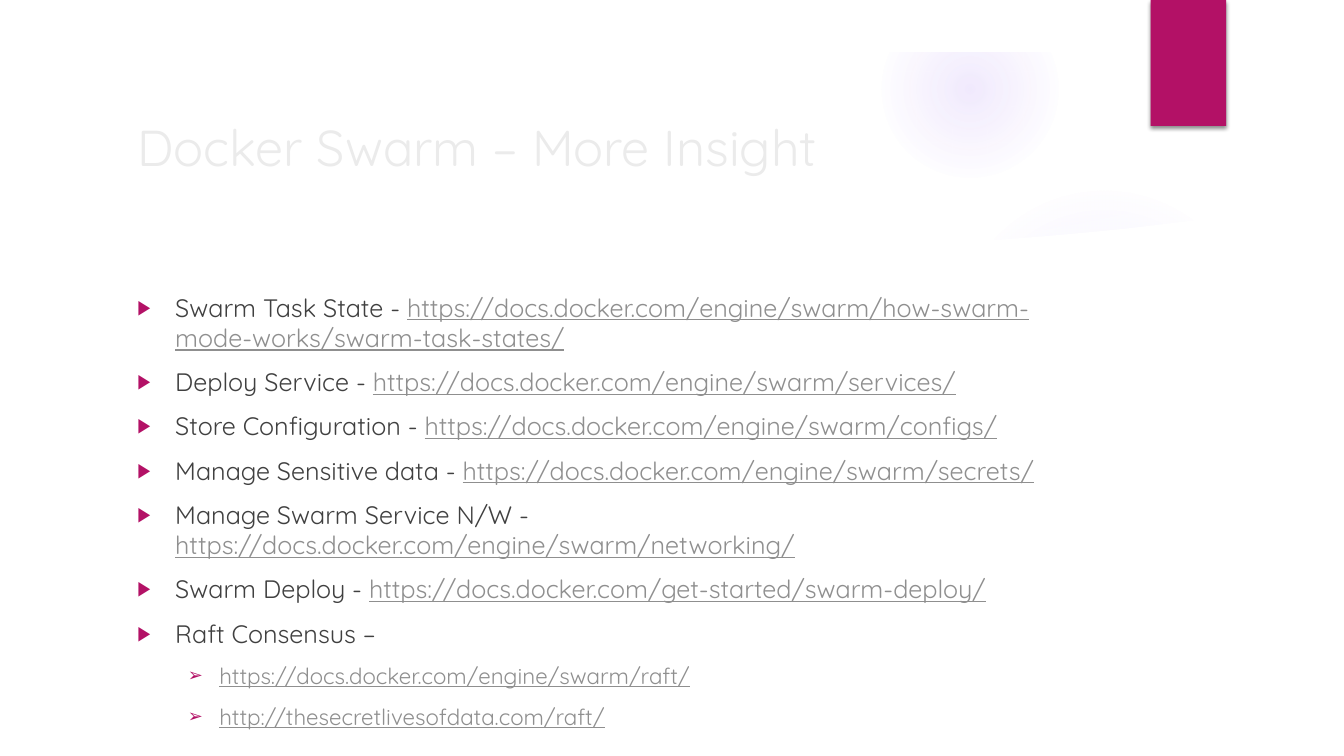
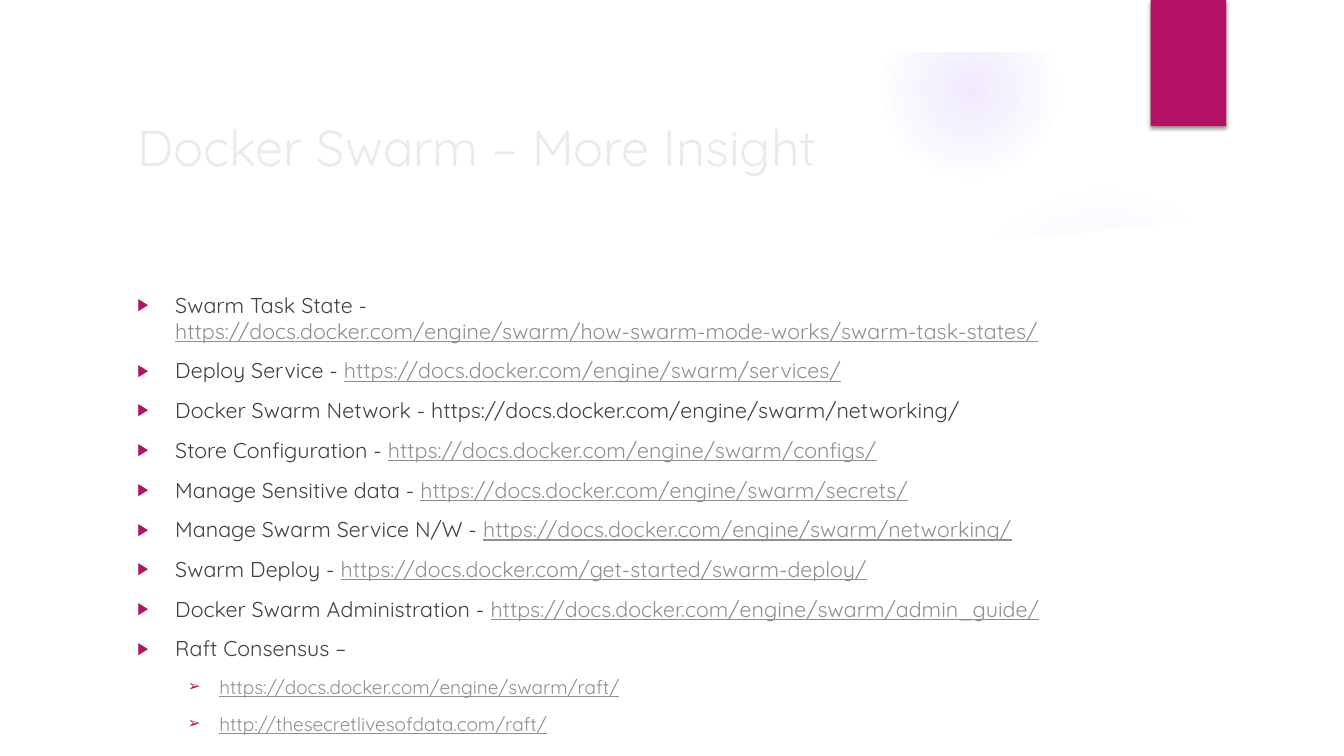
Before and after one commit to deepkumartraining/docker-k8s-April23, a slide deck: slide 3 of Day19/DockerAndKubernetes_Training-Day19.pptx. Drawn at 1344x756 pixels with LibreOffice and Linux fonts; fonts in the diff are those of the drawing; background and template pictures are left out. Boxes give left, top, right and bottom in pixels: in the first picture for what was removed or moved away, otherwise in the second. Text is boxed around its words. In the diff, an @@ line names an element or a change of style, - is before the commit and + after.

```diff
--- a/Day19/DockerAndKubernetes_Training-Day19.pptx
+++ b/Day19/DockerAndKubernetes_Training-Day19.pptx
@@ text at box(175, 297, 1037, 735): size 18 to 15.3 pt in "Swarm Task State - https://docs.docker.com/engine/swarm/how- ...", "Deploy Service - https://docs.docker.com/engine/swarm/servic ...", "Store Configuration - https://docs.docker.com/engine/swarm/c ...", "Manage Sensitive data - https://docs.docker.com/engine/swarm ..." and 3 more places; size 16 to 13.6 pt in "https://docs.docker.com/engine/swarm/raft/", "http://thesecretlivesofdata.com/raft/" @@
@@ text at box(175, 401, 959, 423): paragraph added @@
+▶ Docker Swarm Network - https://docs.docker.com/engine/swarm/networking/
@@ text at box(175, 600, 1039, 621): paragraph added @@
+▶ Docker Swarm Administration - https://docs.docker.com/engine/swarm/admin_guide/
```
Also in this commit, not shown: 1 other slide changed, 2 other files.
